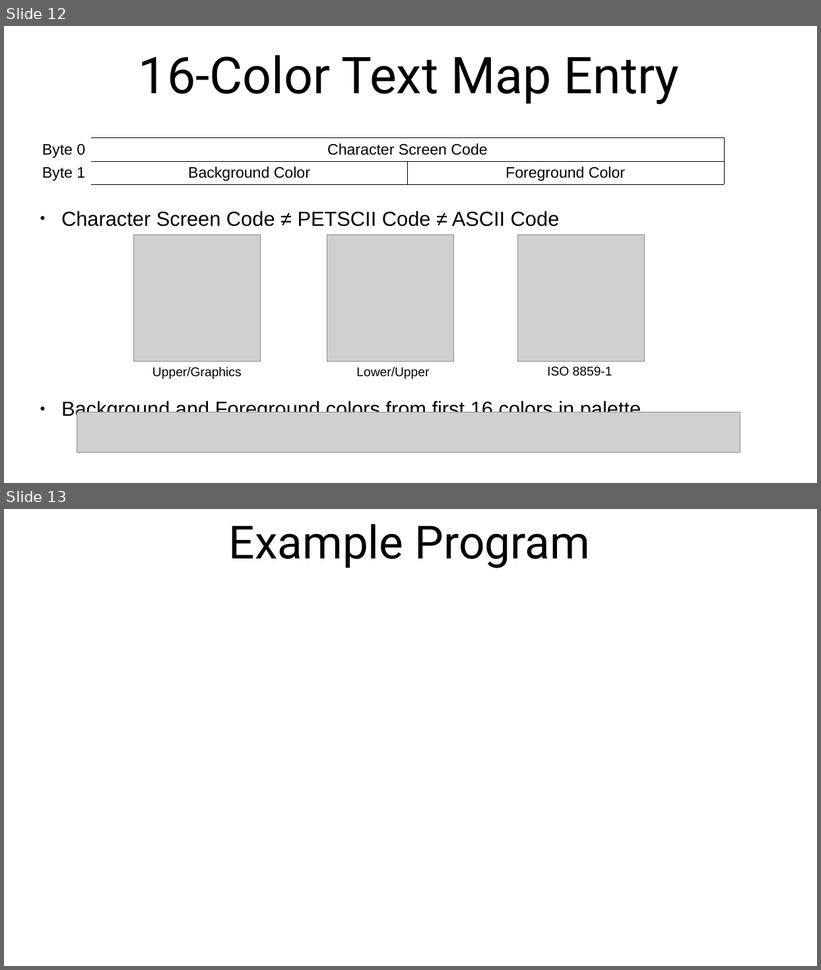
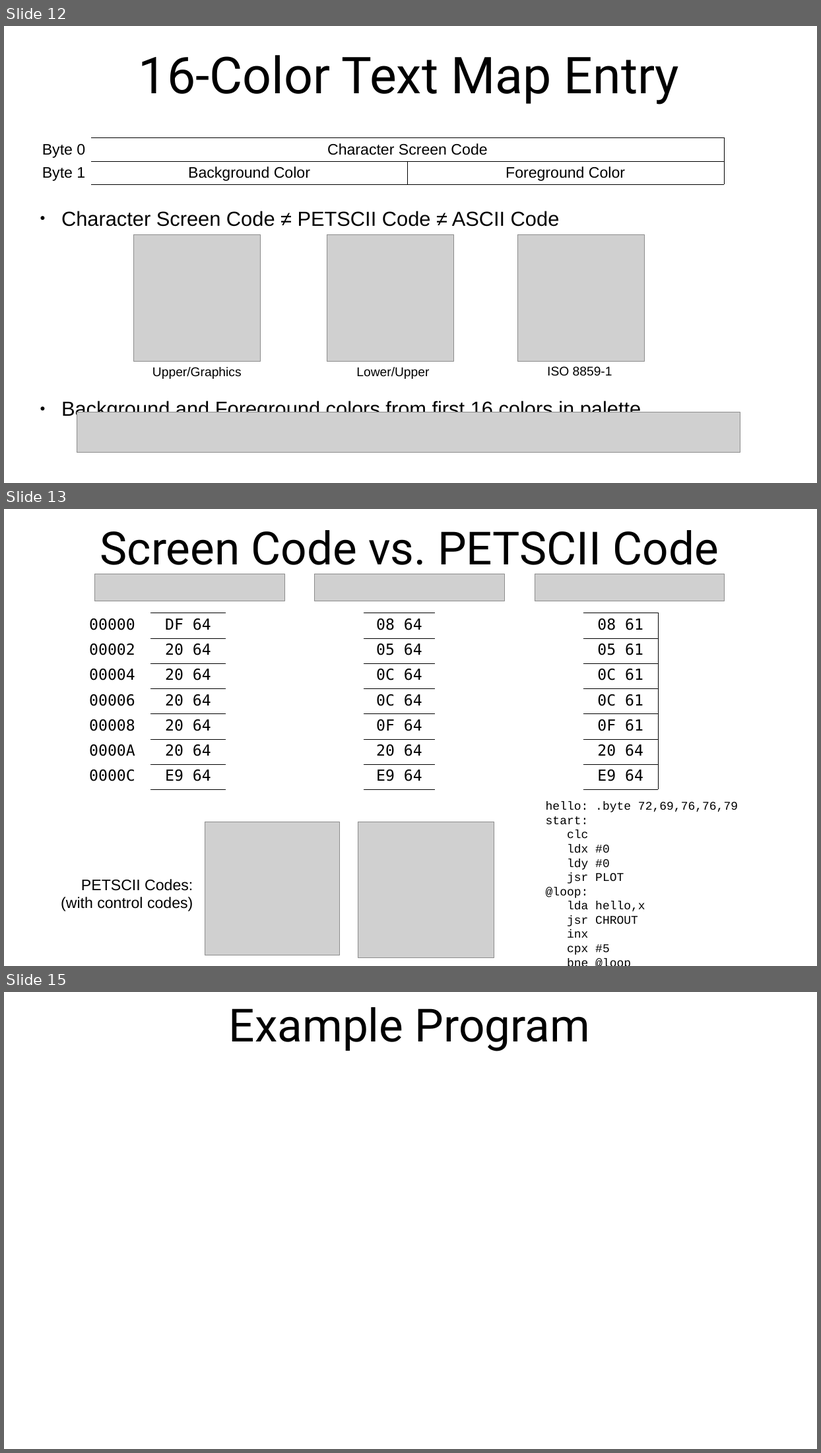
Before and after one commit to SlithyMatt/x16-assembly-tutorial, a slide deck: Lesson9/Lesson9.odp. Shown one above the other, each under a label of ours: slides 12 and 13 before the commit, slides 12, 13 and 15 after it; the slides between them are not shown. The pictures are 821x970 and 821x1453 pixels, drawn with LibreOffice and Linux fonts; fonts in the diff are those of the drawing; grey boxes stand for pictures. Boxes give left, top, right and bottom in pixels: in the first picture for what was removed or moved away, otherwise in the second. Text is boxed around its words. In the diff, an @@ line names an element or a change of style, - is before the commit and + after.

```diff
--- a/Lesson9/Lesson9.odp
+++ b/Lesson9/Lesson9.odp
@@ slide 13 added at (x1=4, y1=509, x2=817, y2=966), background #FFFFFF @@
@@ title added at (x1=100, y1=530, x2=719, y2=575), 54 pt, text #000000 @@
+Screen Code vs. PETSCII Code
@@ picture added at (x1=95, y1=574, x2=284, y2=601) @@
@@ picture added at (x1=315, y1=574, x2=505, y2=601) @@
@@ picture added at (x1=535, y1=574, x2=725, y2=601) @@
@@ table added at (x1=83, y1=613, x2=659, y2=789), 7 rows, 6 columns @@
+00000 | DF 64 |  | 08 64 |  | 08 61
+00002 | 20 64 |  | 05 64 |  | 05 61
+00004 | 20 64 |  | 0C 64 |  | 0C 61
+00006 | 20 64 |  | 0C 64 |  | 0C 61
+00008 | 20 64 |  | 0F 64 |  | 0F 61
+0000A | 20 64 |  | 20 64 |  | 20 64
+0000C | E9 64 |  | E9 64 |  | E9 64
@@ text added at (x1=546, y1=802, x2=738, y2=955), 14 pt, text #000000 @@
+hello: .byte 72,69,76,76,79
+start:
+clc
+ldx #0
+ldy #0
+jsr PLOT
+@loop:
+lda hello,x
+jsr CHROUT
+inx
+cpx #5
+bne @loop
@@ picture added at (x1=205, y1=822, x2=339, y2=956) @@
@@ picture added at (x1=358, y1=822, x2=494, y2=958) @@
@@ text added at (x1=61, y1=879, x2=193, y2=912), 18 pt, text #000000 @@
+PETSCII Codes:
+(with control codes)
@@ what was slide 13 is now slide 15 @@
```
Also in this commit, not shown: 2 slides changed, 1 other slide added.
